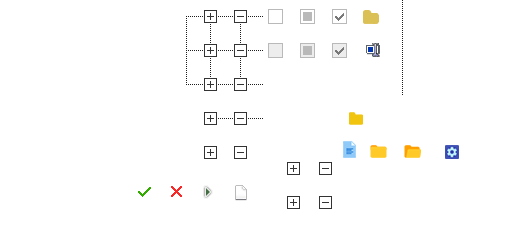
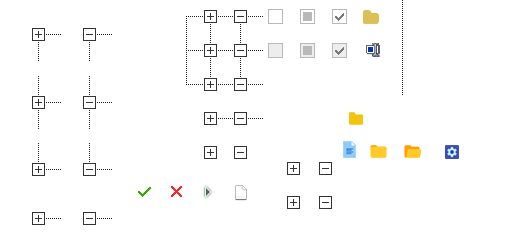
Layered file, before and after one edit (518 x 238). Changes by layer:
renamed "图层 14" to "图层 4", painted on it over (x1=32, y1=28, x2=112, y2=225)
